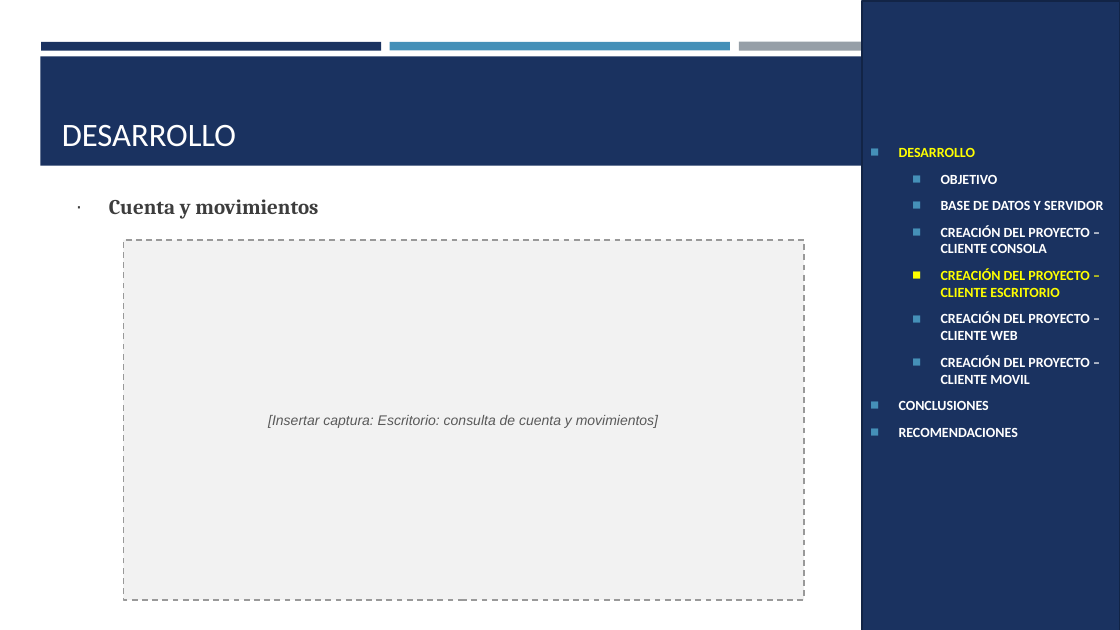
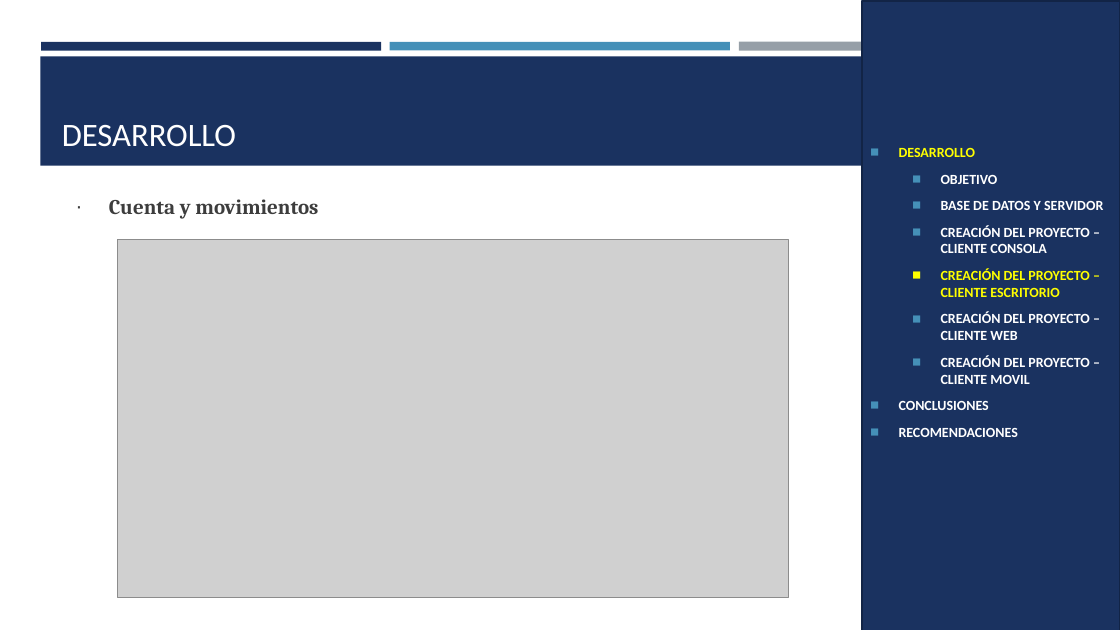
Before and after one commit to Teo344/Arquitectura_GRUPO03, a slide deck: slide 29 of TG.1.4. PAO202651_EUREKA_BDDLOCAL_RESTFUL_DOTNET_NRC36884_GR03/05. DOCUMENTACION/PRESENTACION TG.1.4. EUREKABANK RESTFUL con BDD LOCAL en DOTNET GR03.pptx. Drawn at 1120x630 pixels with LibreOffice and Linux fonts; fonts in the diff are those of the drawing; grey boxes stand for pictures. Boxes give left, top, right and bottom in pixels: in the first picture for what was removed or moved away, otherwise in the second. Text is boxed around its words. In the diff, an @@ line names an element or a change of style, - is before the commit and + after.

```diff
--- a/TG.1.4. PAO202651_EUREKA_BDDLOCAL_RESTFUL_DOTNET_NRC36884_GR03/05. DOCUMENTACION/PRESENTACION TG.1.4. EUREKABANK RESTFUL con BDD LOCAL en DOTNET GR03.pptx
+++ b/TG.1.4. PAO202651_EUREKA_BDDLOCAL_RESTFUL_DOTNET_NRC36884_GR03/05. DOCUMENTACION/PRESENTACION TG.1.4. EUREKABANK RESTFUL con BDD LOCAL en DOTNET GR03.pptx
@@ picture added at [118,239,788,597] @@
@@ rectangle removed at [124,239,804,600] @@
-[Insertar captura: Escritorio: consulta de cuenta y movimientos]
```
Also in this commit, not shown: 23 other slides changed, 1 other file.
